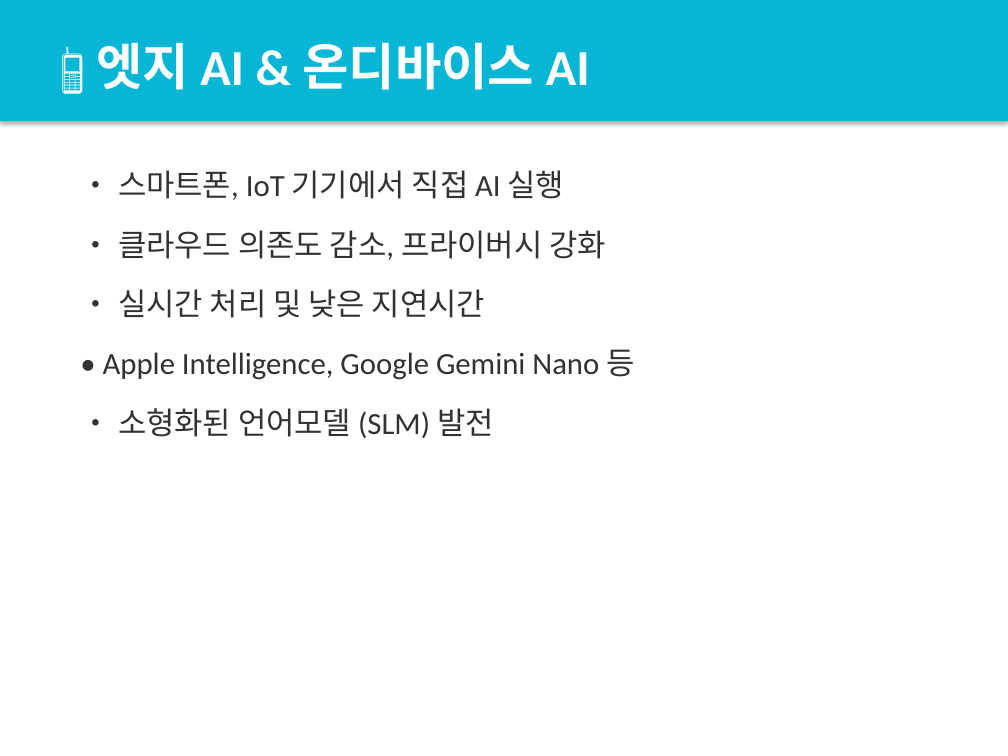
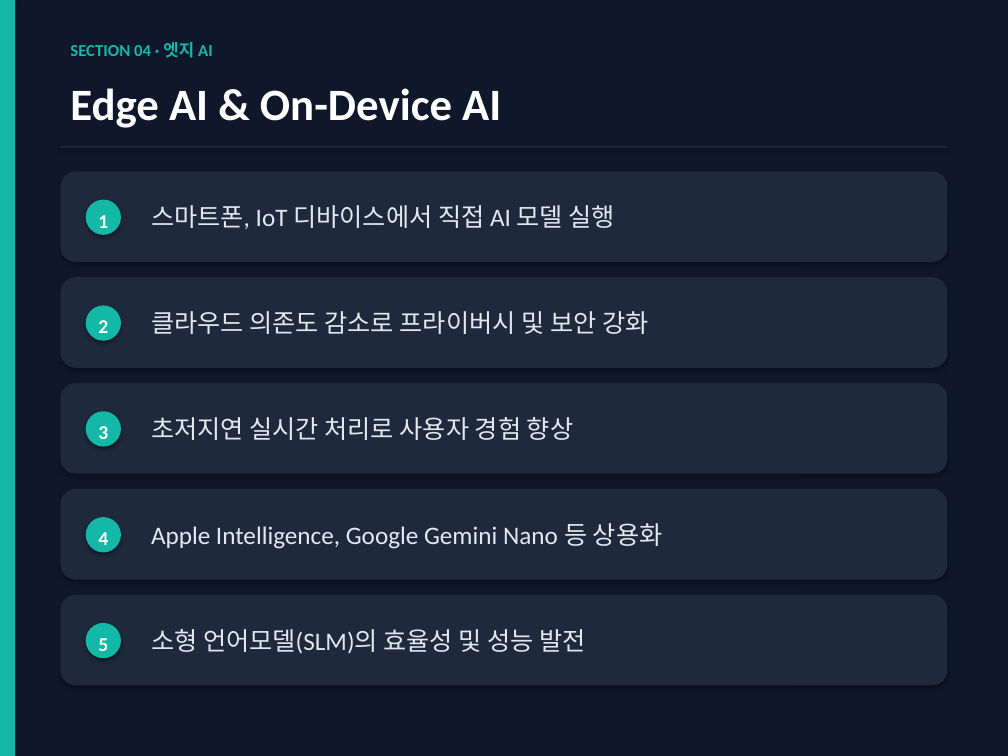
Before and after one commit to lucent77/ClaudeCode, a slide deck: slide 10 of AI_Trends_2025.pptx. Drawn at 1008x756 pixels with LibreOffice and Linux fonts; fonts in the diff are those of the drawing. Boxes give left, top, right and bottom in pixels: in the first picture for what was removed or moved away, otherwise in the second. Text is boxed around its words. In the diff, an @@ line names an element or a change of style, - is before the commit and + after.

```diff
--- a/AI_Trends_2025.pptx
+++ b/AI_Trends_2025.pptx
@@ rectangle: place and size @@
-rectangle at bbox=[0, 0, 1008, 121]
+rectangle at bbox=[0, 0, 1008, 756]
@@ rectangle at bbox=[0, 0, 1008, 756]: fill #06B6D4 to #0F172A @@
@@ rectangle added at bbox=[0, 0, 15, 756], fill #14B8A6 @@
@@ text at bbox=[70, 42, 213, 58]: text changed; size 36 to 12 pt; text colour #FFFFFF to #14B8A6 @@
-📱 엣지 AI & 온디바이스 AI
+SECTION 04 · 엣지 AI
@@ text added at bbox=[70, 88, 501, 128], 32 pt, text #FFFFFF, bold @@
+Edge AI & On-Device AI
@@ rectangle added at bbox=[60, 146, 948, 147], fill #1E293B @@
@@ rounded rectangle added at bbox=[60, 171, 948, 262], fill #1E293B @@
@@ text removed at bbox=[103, 170, 635, 438] @@
-• 스마트폰, IoT 기기에서 직접 AI 실행
-• 클라우드 의존도 감소, 프라이버시 강화
-• 실시간 처리 및 낮은 지연시간
-• Apple Intelligence, Google Gemini Nano 등
-• 소형화된 언어모델 (SLM) 발전
@@ ellipse added at bbox=[86, 200, 121, 235], fill #14B8A6 @@
@@ text added at bbox=[151, 205, 615, 229], 18 pt, text #E2E8F0 @@
+스마트폰, IoT 디바이스에서 직접 AI 모델 실행
@@ text added at bbox=[98, 215, 108, 228], 14 pt, text #FFFFFF, bold @@
+1
@@ rounded rectangle added at bbox=[60, 277, 948, 368], fill #1E293B @@
@@ ellipse added at bbox=[86, 305, 121, 341], fill #14B8A6 @@
@@ text added at bbox=[98, 320, 108, 333], 14 pt, text #FFFFFF, bold @@
+2
@@ text added at bbox=[151, 311, 648, 334], 18 pt, text #E2E8F0 @@
+클라우드 의존도 감소로 프라이버시 및 보안 강화
@@ rounded rectangle added at bbox=[60, 383, 948, 474], fill #1E293B @@
@@ ellipse added at bbox=[86, 411, 121, 447], fill #14B8A6 @@
@@ text added at bbox=[151, 417, 573, 440], 18 pt, text #E2E8F0 @@
+초저지연 실시간 처리로 사용자 경험 향상
@@ text added at bbox=[98, 426, 108, 439], 14 pt, text #FFFFFF, bold @@
+3
@@ rounded rectangle added at bbox=[60, 489, 948, 580], fill #1E293B @@
@@ ellipse added at bbox=[86, 517, 121, 552], fill #14B8A6 @@
@@ text added at bbox=[98, 532, 108, 545], 14 pt, text #FFFFFF, bold @@
+4
@@ text added at bbox=[151, 523, 663, 549], 18 pt, text #E2E8F0 @@
+Apple Intelligence, Google Gemini Nano 등 상용화
@@ rounded rectangle added at bbox=[60, 595, 948, 685], fill #1E293B @@
@@ ellipse added at bbox=[86, 623, 121, 658], fill #14B8A6 @@
@@ text added at bbox=[151, 629, 586, 654], 18 pt, text #E2E8F0 @@
+소형 언어모델(SLM)의 효율성 및 성능 발전
@@ text added at bbox=[98, 638, 108, 651], 14 pt, text #FFFFFF, bold @@
+5
```
Also in this commit, not shown: 15 other slides changed, 1 slide added, 1 slide removed, 1 other file.
